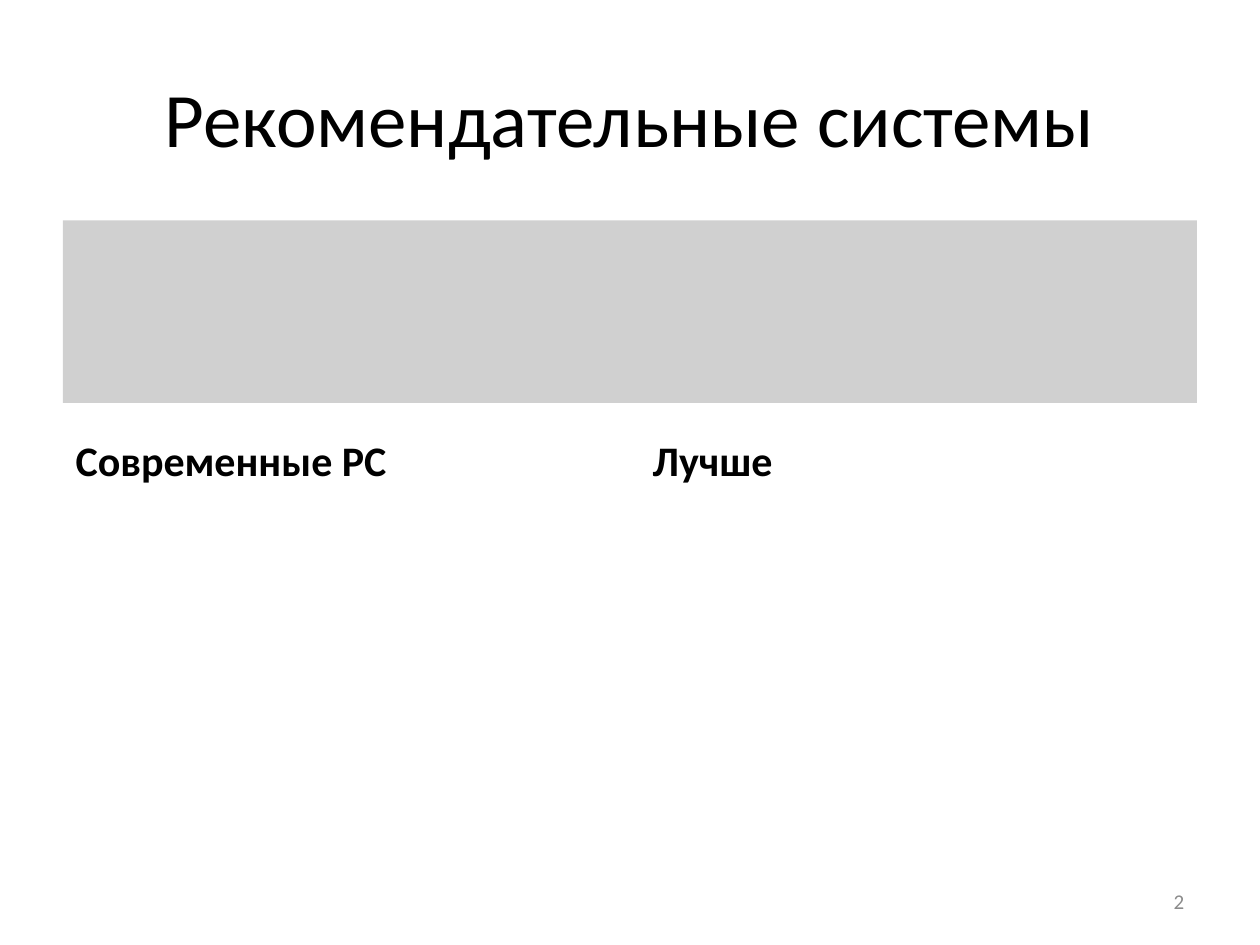
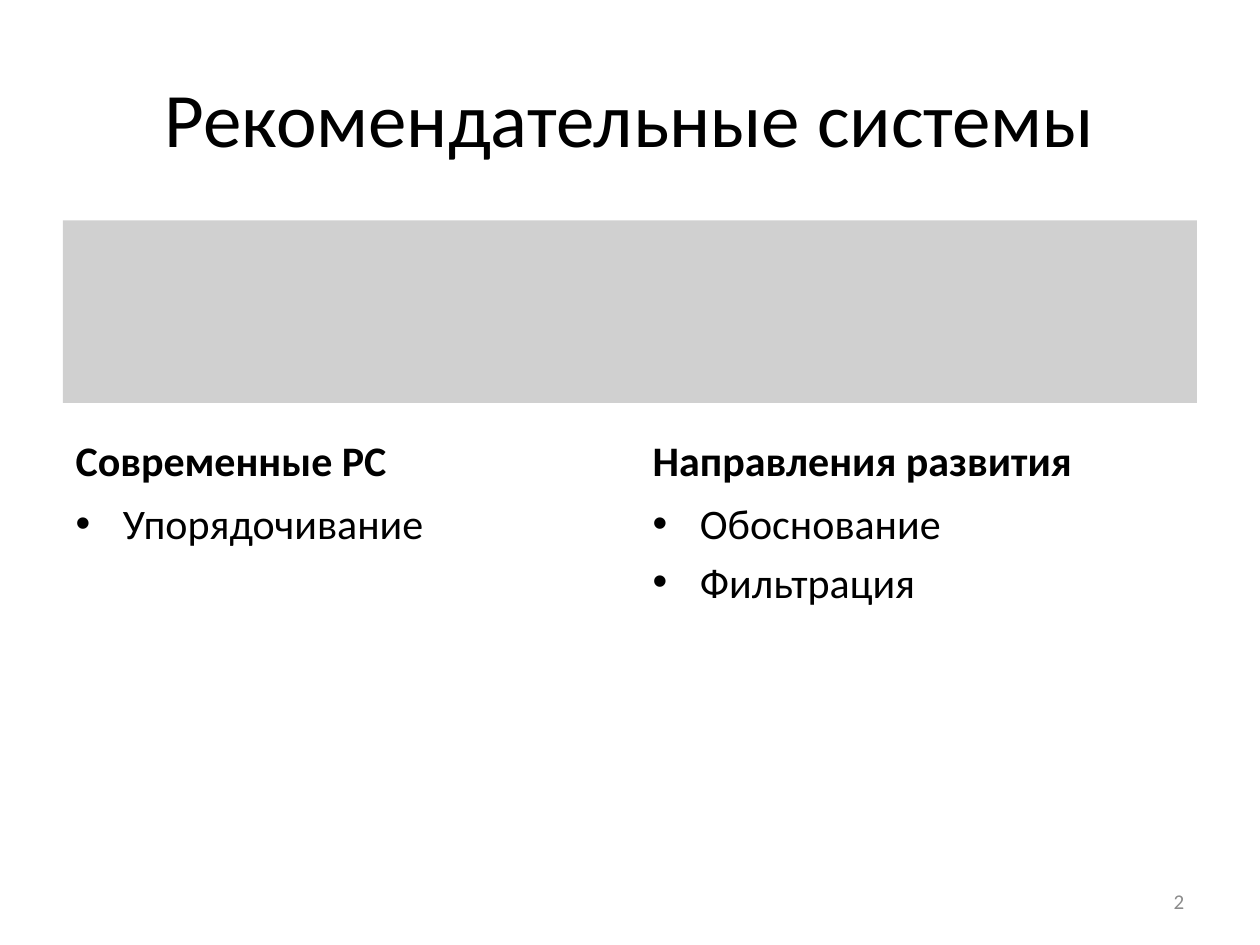
Before and after one commit to Otann/diploma, a slide deck: slide 2 of slides.pptx. Drawn at 1260x945 pixels with LibreOffice and Linux fonts; fonts in the diff are those of the drawing; grey boxes stand for pictures. Boxes give left, top, right and bottom in pixels: in the first picture for what was removed or moved away, otherwise in the second. Text is boxed around its words. In the diff, an @@ line names an element or a change of style, - is before the commit and + after.

```diff
--- a/slides.pptx
+++ b/slides.pptx
@@ text at <box>653,448,1072,483</box>: text changed @@
-Лучше
+Направления развития
@@ text added at <box>123,512,423,546</box>, 24 pt, text #000000 @@
+• Упорядочивание
@@ text added at <box>700,510,941,605</box>, 24 pt, text #000000 @@
+• Обоснование
+• Фильтрация
```
Also in this commit, not shown: 11 other slides changed, 3 slides added, 2 slides removed, 33 other files.
